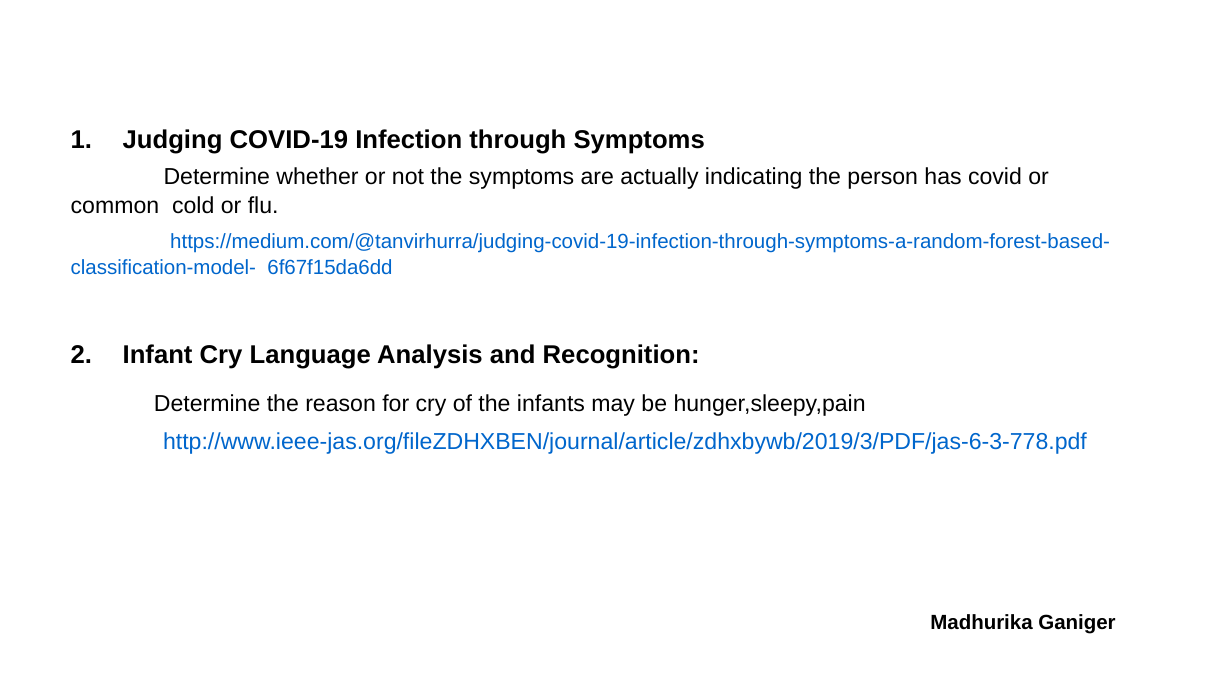
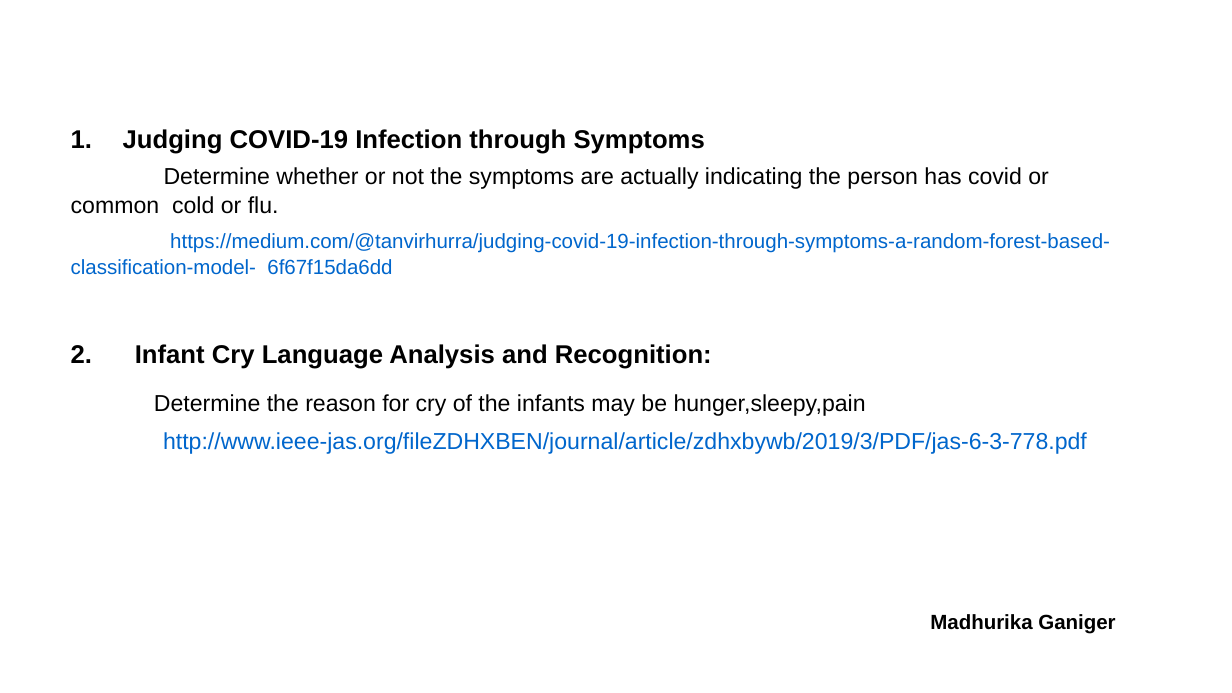
Before and after one commit to VarunBohara/Mini-Project-Documents, a slide deck: slide 5 of IDEAS FOR PROBLEM STATEMENT.2.pptx. Drawn at 1232x693 pixels with LibreOffice and Linux fonts; fonts in the diff are those of the drawing; background and template pictures are left out. Boxes give left, top, right and bottom in pixels: in the first picture for what was removed or moved away, otherwise in the second. Text is boxed around its words. In the diff, an @@ line names an element or a change of style, - is before the commit and + after.

```diff
--- a/IDEAS FOR PROBLEM STATEMENT.2.pptx
+++ b/IDEAS FOR PROBLEM STATEMENT.2.pptx
@@ text at [71,344,712,369]: text changed @@
-1. Infant Cry Language Analysis and Recognition:
+2. Infant Cry Language Analysis and Recognition:
```
Also in this commit, not shown: 1 other slide changed.
